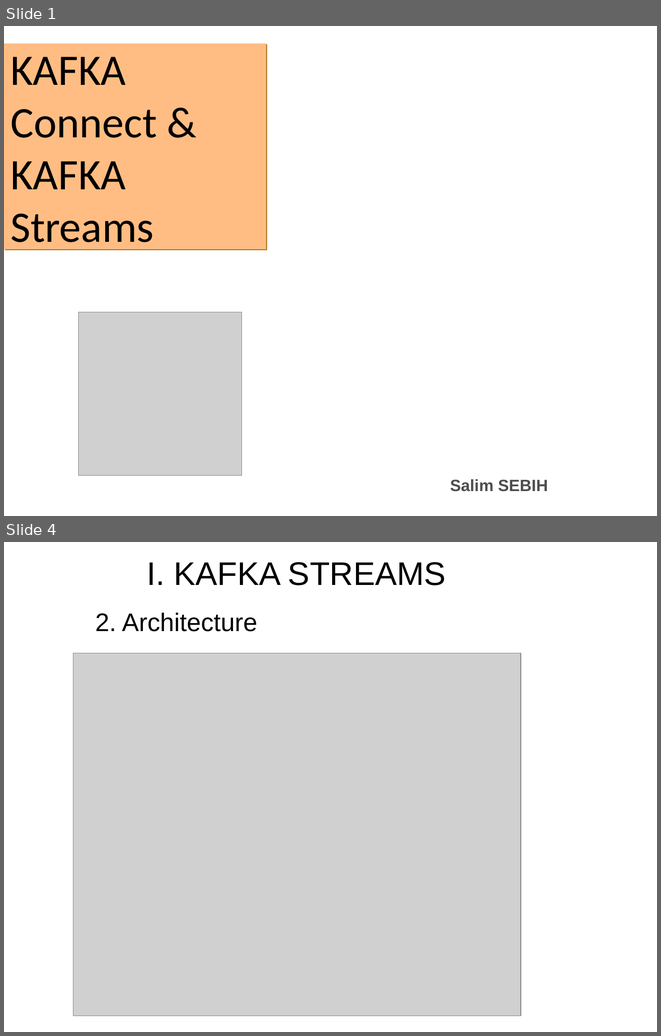
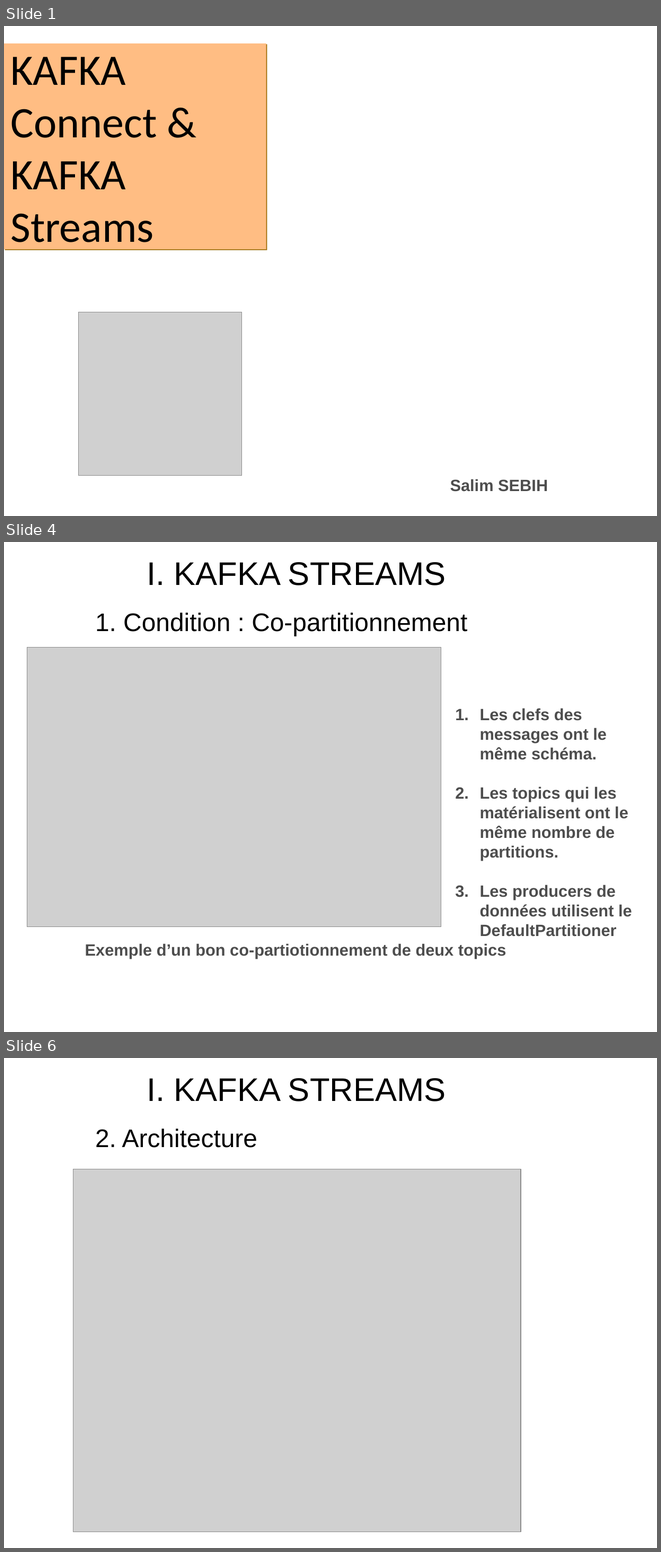
Before and after one commit to ssebih/htc-sse, a slide deck: cours/25_kafka/kafka_connect_streams.pptx. Shown one above the other, each under a label of ours: slides 1 and 4 before the commit, slides 1, 4 and 6 after it; the slides between them are not shown. The pictures are 661x1036 and 661x1552 pixels, drawn with LibreOffice and Linux fonts; fonts in the diff are those of the drawing; grey boxes stand for pictures; background and template pictures are left out. Boxes give left, top, right and bottom in pixels: in the first picture for what was removed or moved away, otherwise in the second. Text is boxed around its words. In the diff, an @@ line names an element or a change of style, - is before the commit and + after.

```diff
--- a/cours/25_kafka/kafka_connect_streams.pptx
+++ b/cours/25_kafka/kafka_connect_streams.pptx
@@ slide 4 added at box(4, 542, 657, 1032), background picture (left out) @@
@@ title added at box(147, 562, 445, 585), 36 pt, text #000000 @@
+I. KAFKA STREAMS
@@ text added at box(95, 612, 467, 636), 28 pt, text #000000 @@
+1. Condition : Co-partitionnement
@@ picture added at box(27, 647, 441, 927) @@
@@ text added at box(480, 708, 632, 936), 18 pt, text #4D4D4D, bold @@
+1. Les clefs des messages ont le même schéma.
+2. Les topics qui les matérialisent ont le même nombre de partitions.
+3. Les producers de données utilisent le DefaultPartitioner
@@ text added at box(85, 943, 506, 958), 18 pt, text #4D4D4D, bold @@
+Exemple d’un bon co-partiotionnement de deux topics
@@ what was slide 4 is now slide 6 @@
```
Also in this commit, not shown: 3 slides changed, 1 other slide added, 1 slide removed, 59 other files.
